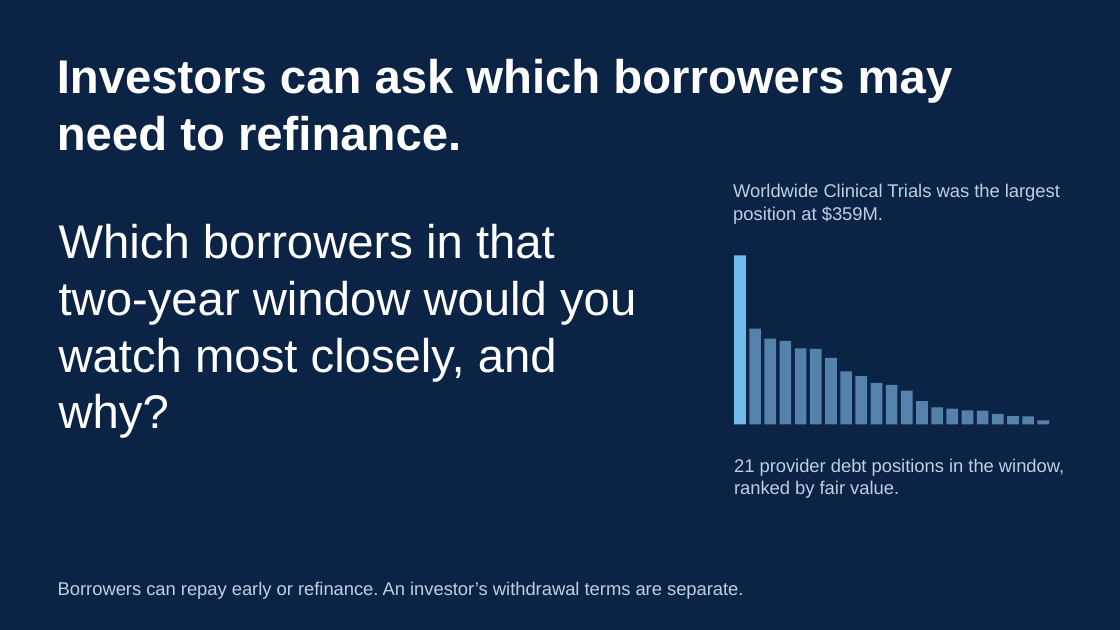
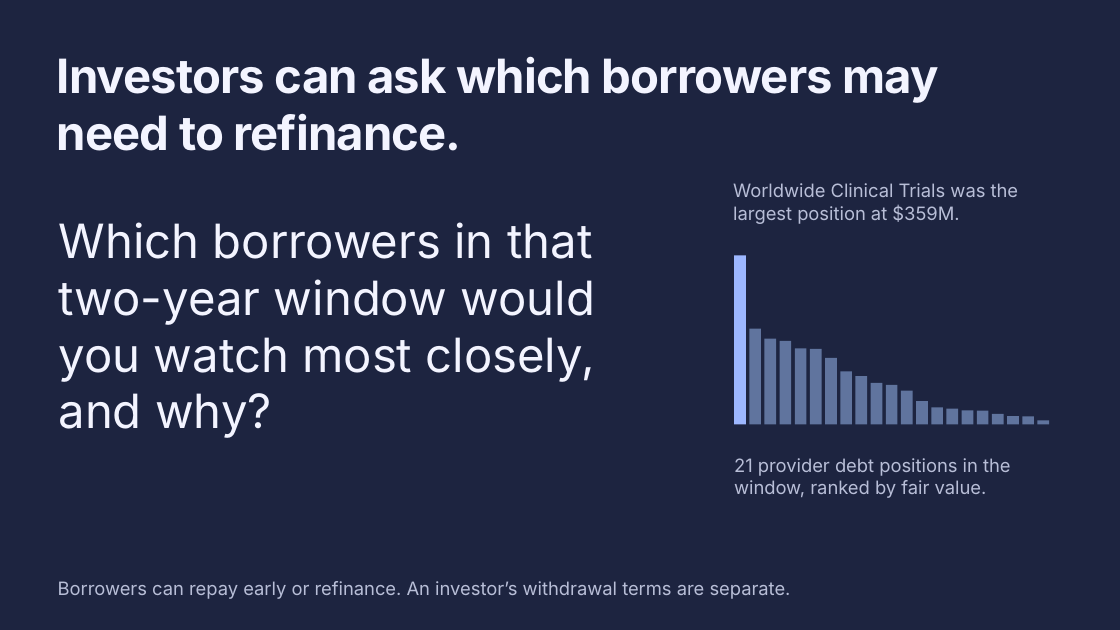
Before and after one commit to marcswartz/ivey-group7-portfolio, a slide deck: slide 11 of presentation.pptx. Drawn at 1120x630 pixels with LibreOffice and Linux fonts; fonts in the diff are those of the drawing. Boxes give left, top, right and bottom in pixels: in the first picture for what was removed or moved away, otherwise in the second. Text is boxed around its words. In the diff, an @@ line names an element or a change of style, - is before the commit and + after.

Commit message:
Match the investor demo typography and give Ken the Zoom click sheet

```diff
--- a/presentation.pptx
+++ b/presentation.pptx
@@ background #0B2345 to #1D2440 @@
@@ text "Investors can ask which borrowers ..." at bbox=[57, 56, 938, 151]: font Arial to Inter, text colour #FFFFFF to #F3F4FF, letter spacing 0 to -0.8 pt @@
@@ text "Which borrowers in that two-year ..." at bbox=[59, 222, 595, 438]: font Arial to Inter, text colour #FFFFFF to #F3F4FF @@
@@ rectangle at bbox=[734, 255, 746, 424]: fill #72BCED to #9DB7FF @@
@@ fill #5582AA to #60749E in 20 elements at bbox=[749, 329, 761, 424], bbox=[765, 339, 776, 424], bbox=[780, 341, 791, 424], bbox=[795, 349, 807, 424], bbox=[810, 349, 822, 424], bbox=[825, 358, 837, 424], bbox=[840, 371, 852, 424], bbox=[855, 376, 867, 424], bbox=[870, 383, 882, 424], bbox=[886, 385, 898, 424], bbox=[902, 391, 913, 424], bbox=[917, 402, 928, 425], bbox=[932, 408, 944, 424], bbox=[947, 408, 959, 424], bbox=[962, 411, 974, 425], bbox=[977, 411, 989, 424], bbox=[992, 414, 1004, 425], bbox=[1007, 416, 1019, 424], bbox=[1023, 417, 1034, 424], bbox=[1038, 420, 1049, 424] @@
@@ font Arial to Inter, text colour #BBD1E4 to #B8BED7 in 3 elements at bbox=[733, 183, 1019, 224], bbox=[734, 458, 1011, 498], bbox=[58, 581, 791, 599] @@
```
Also in this commit, not shown: 12 other slides changed, 19 other files.
